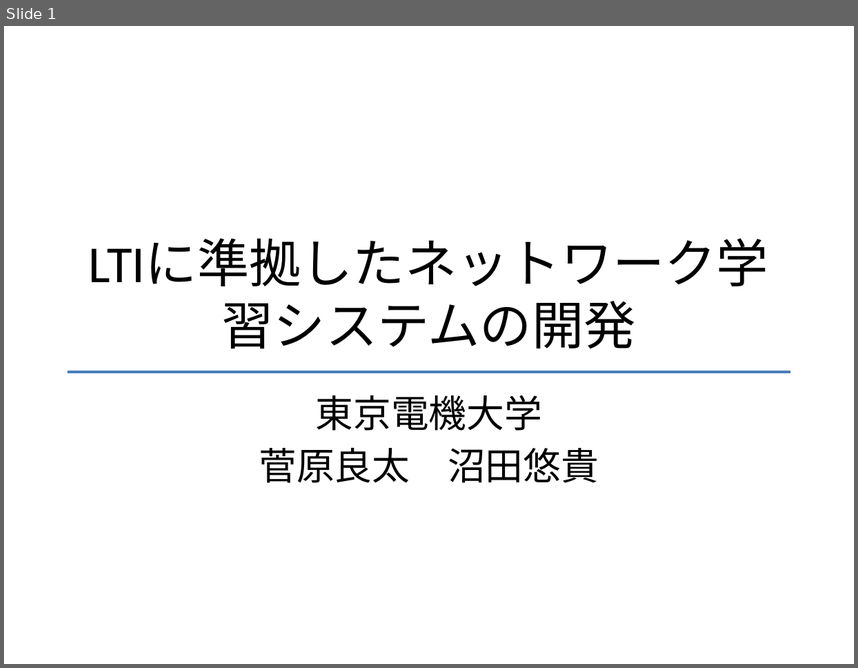
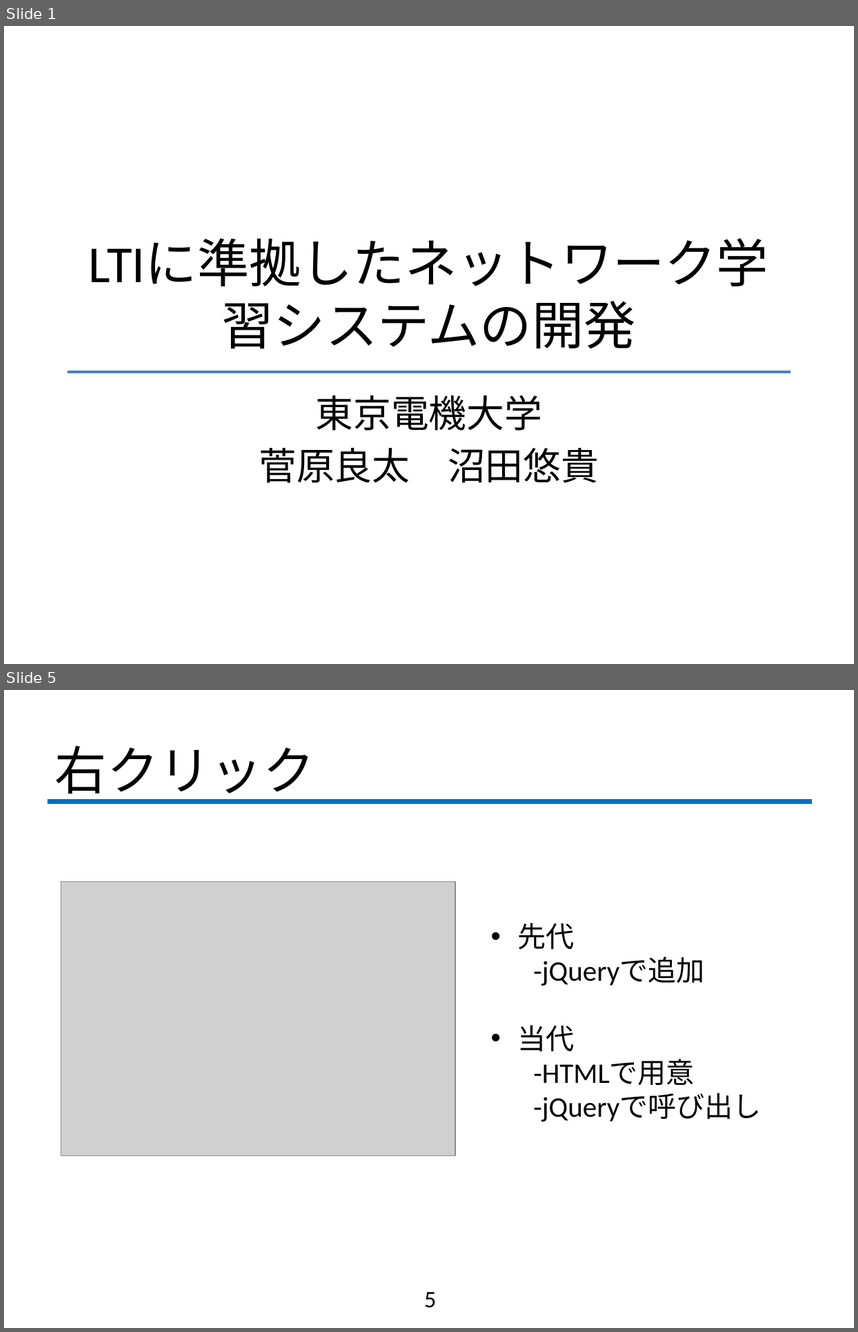
Before and after one commit to fujiLabo/fuji_simu, a slide deck: 1112進捗.pptx. Shown one above the other, each under a label of ours: slide 1 before the commit, slides 1 and 5 after it; the slides between them are not shown. The pictures are 858x668 and 858x1332 pixels, drawn with LibreOffice and Linux fonts; fonts in the diff are those of the drawing; grey boxes stand for pictures; background and template pictures are left out. Boxes give left, top, right and bottom in pixels: in the first picture for what was removed or moved away, otherwise in the second. Text is boxed around its words. In the diff, an @@ line names an element or a change of style, - is before the commit and + after.

```diff
--- a/1112進捗.pptx
+++ b/1112進捗.pptx
@@ slide 5 added at (4,690,854,1328), background #FFFFFF @@
@@ title added at (55,746,314,802), 44 pt, text #000000 @@
+右クリック
@@ line added from (47, 801) to (811, 801), #0070C0 4 pt @@
@@ picture added at (61,881,455,1155) @@
@@ text added at (517,923,761,1121), 24 pt, text #000000 @@
+• 先代
+  -jQueryで追加
+• 当代
+  -HTMLで用意
+  -jQueryで呼び出し
@@ page number added at (424,1292,436,1308), 20 pt, text #000000 @@
+5
```
Also in this commit, not shown: 3 slides changed, 1 other slide added, 1 other file.
